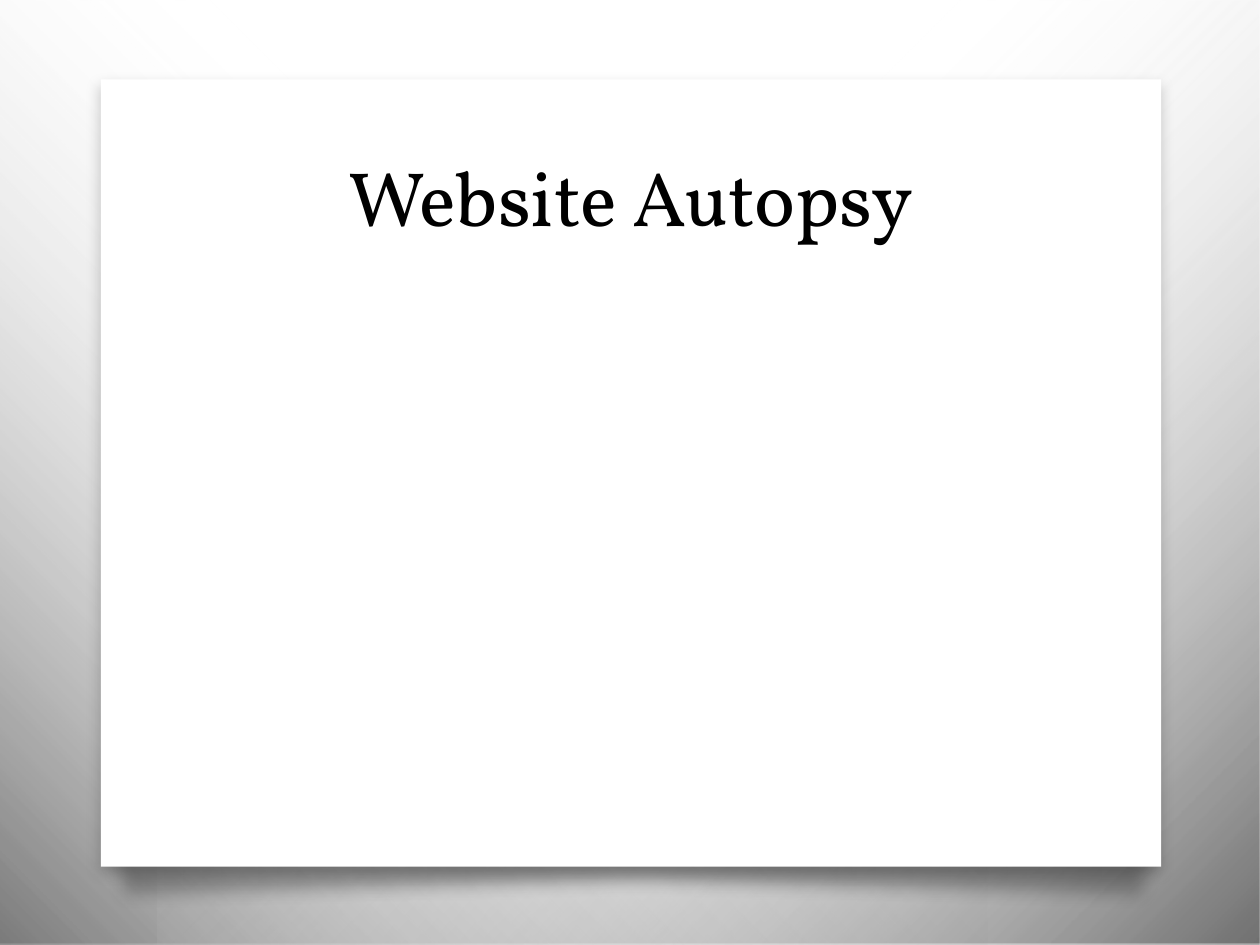
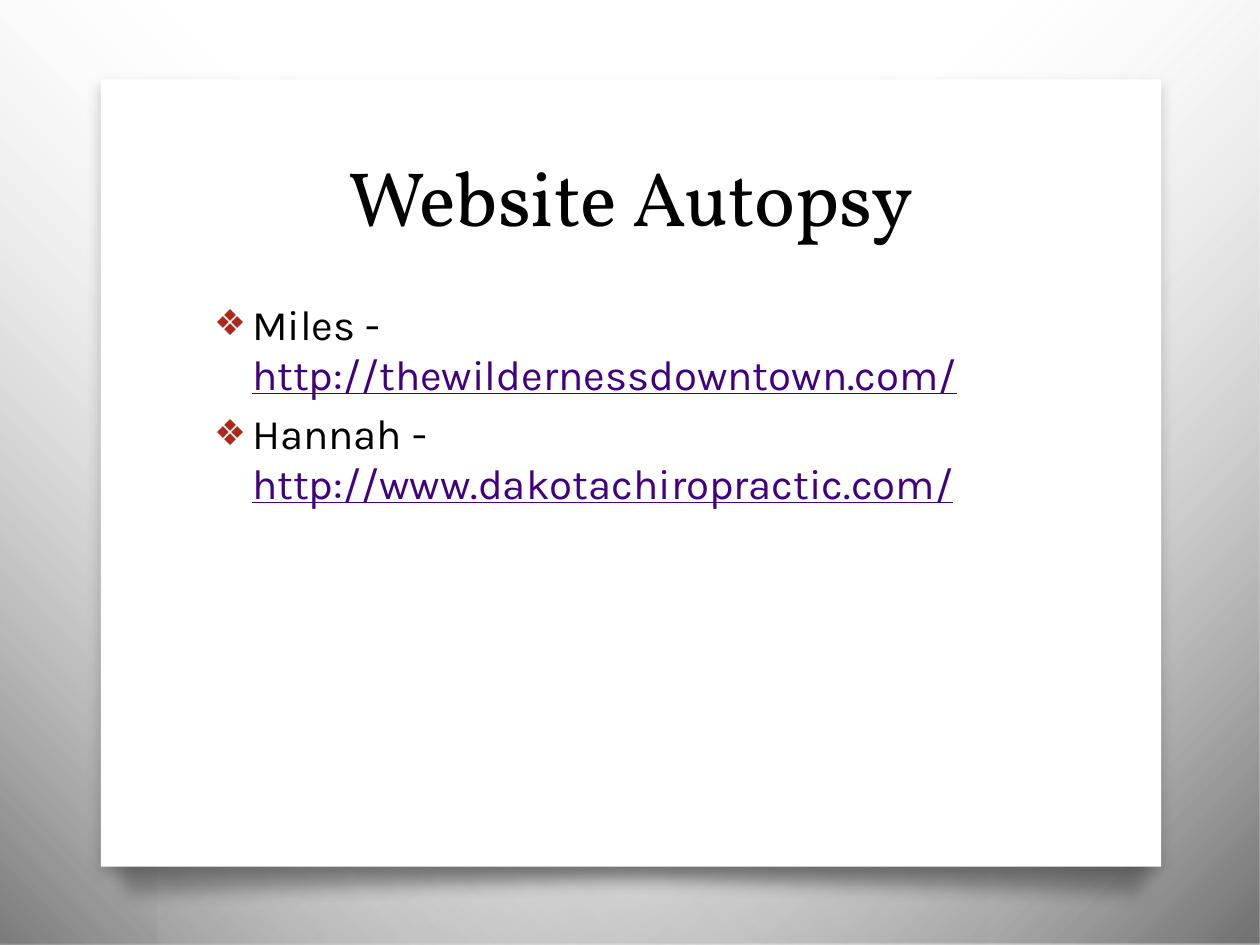
Before and after one commit to awayken/USF-ART329, a slide deck: slide 7 of slides/classfive/slides.pptx (slide 5 before the commit). Drawn at 1260x945 pixels with LibreOffice and Linux fonts; fonts in the diff are those of the drawing; background and template pictures are left out. Boxes give left, top, right and bottom in pixels: in the first picture for what was removed or moved away, otherwise in the second. Text is boxed around its words. In the diff, an @@ line names an element or a change of style, - is before the commit and + after.

```diff
--- a/slides/classfive/slides.pptx
+++ b/slides/classfive/slides.pptx
@@ text added at [252, 311, 957, 509], 24 pt, text #400080, underline @@
+❖ Miles - http://thewildernessdowntown.com/
+❖ Hannah - http://www.dakotachiropractic.com/
```
Also in this commit, not shown: 2 other slides changed, 2 slides added.
